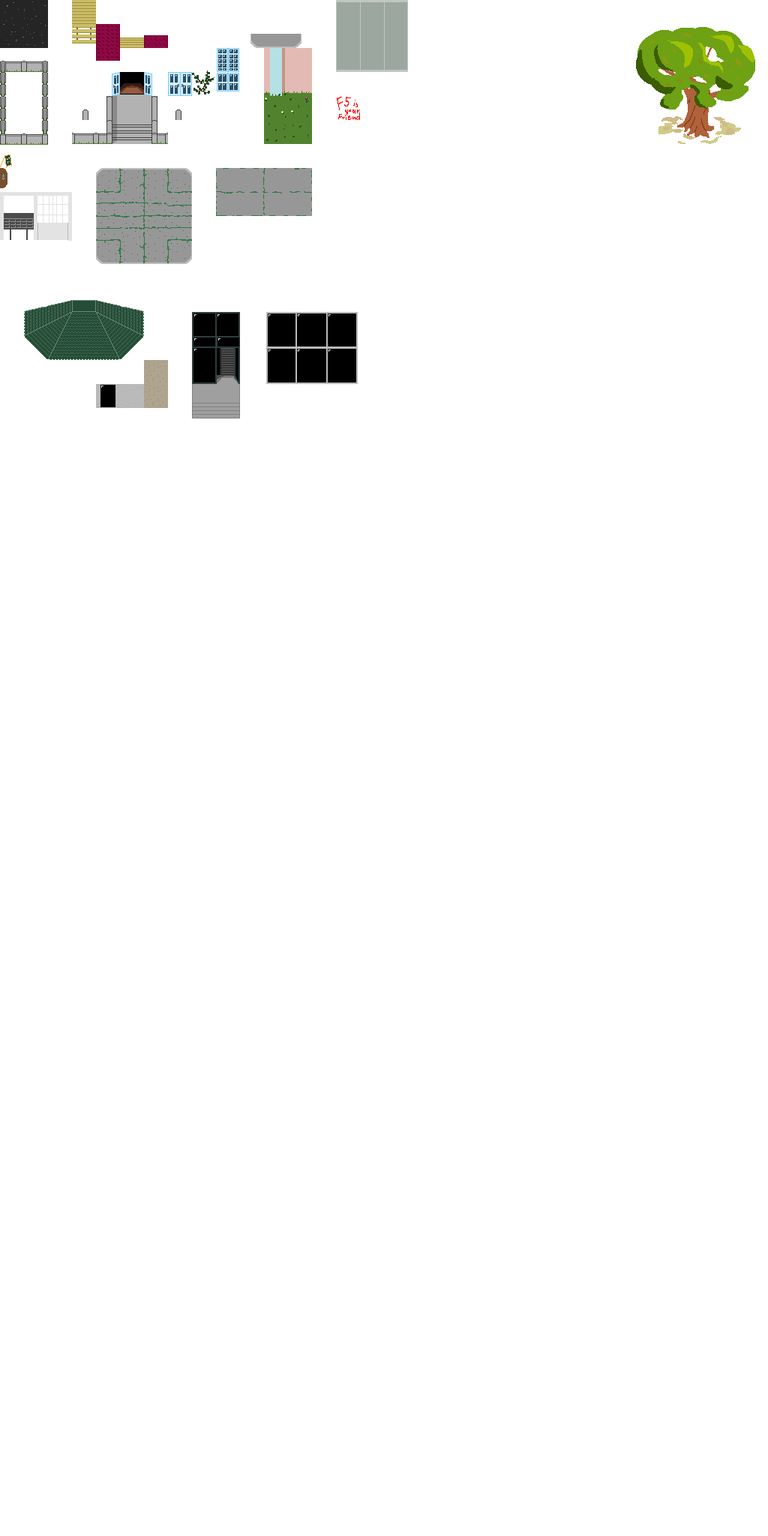
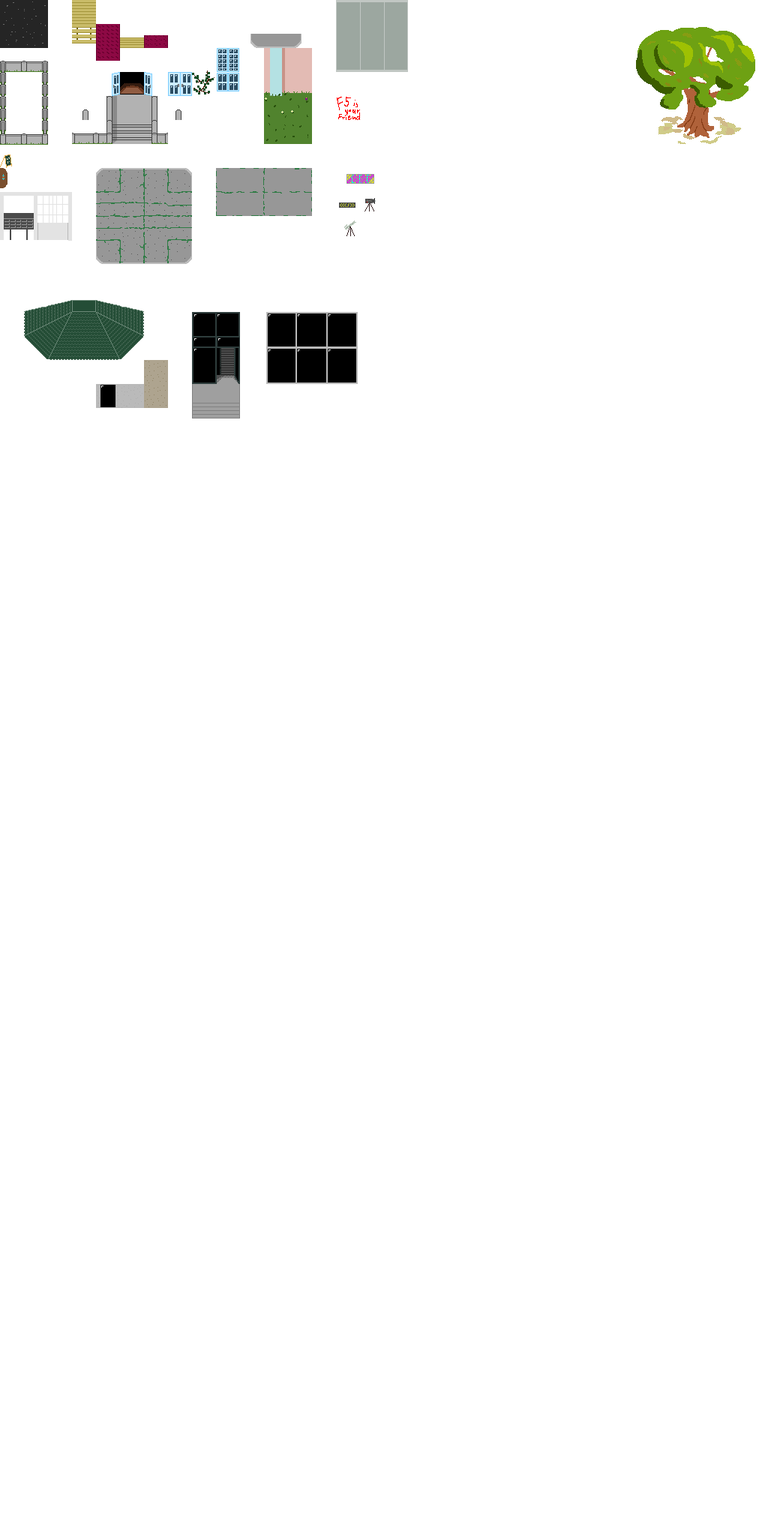
Before/after of a 768 x 1536 layered artwork. What changed in the layer stack:
painted on "asphalt" over [338, 173, 376, 237]
added layer "Cam" in group "haus a" over [338, 173, 376, 237]
added layer "c3d2 logo" in group "haus a" over [338, 173, 376, 237]
added layer "c3d2 graffitti" in group "haus a" over [338, 173, 376, 237]
added layer "Telescope" in group "haus a" over [338, 197, 376, 237]
painted on "walls" over [338, 173, 376, 237]
painted on "pavement" over [338, 173, 376, 237]
painted on "roofs" over [338, 173, 376, 237]
painted on "stairs, doors, fences" over [338, 173, 376, 237]
painted on "doors, stairs" over [338, 173, 376, 237]
painted on "windows" (2nd of 2, in "haus b") over [338, 173, 376, 237]
painted on "ecce" over [338, 173, 376, 237]
